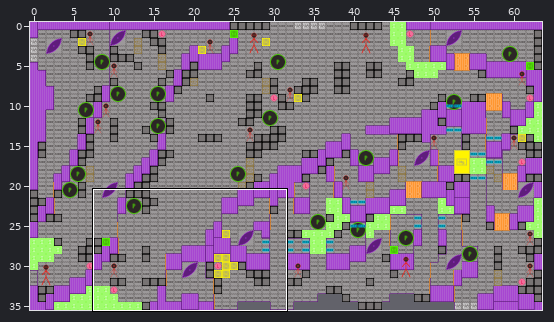
Two states of a Tiled map (JSON), assets/data/hive_DESI_Level3-Greyboxing_2024-06-17.tmj. The picture above shows the old version from afar; the outline marks the close-up.
Close-up. First the earlier version:
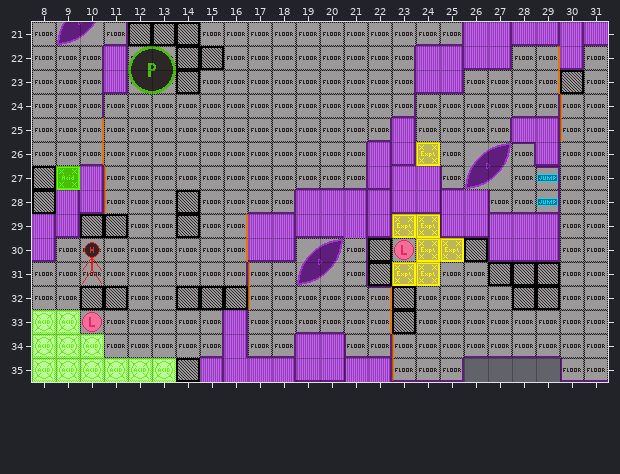
Cells are 24x24 px. Shown: x 8..31, y 21..35. The commit also changed other parts of the map, which this record leaves out.
The result:
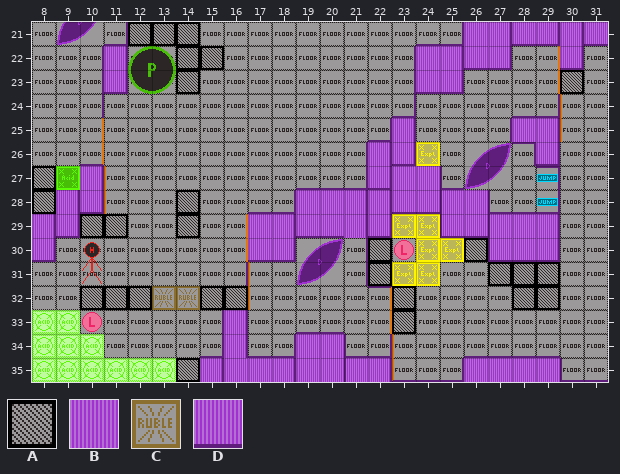
Key: from "hive_DESI_GreyboxingTileset_23": A 7, B 11, C 17, D 21.
_ is an empty cell.
Edits made:
Layer "0":
y 35: x 26..29 ____ -> BBBB
Layer "Background 1":
y 35: x 19..20 DD -> BB
Layer "Non-Interactables 3":
y 32: x 12 _ -> A; x 14 A -> _
Layer "Interactables 3":
y 32: x 13..14 __ -> CC
Where, in picture pixels (left, top, right, bottom), the same in both close-ups:
changed: (128, 286, 200, 310)
changed: (296, 380, 344, 382)
added: (464, 358, 560, 382)
